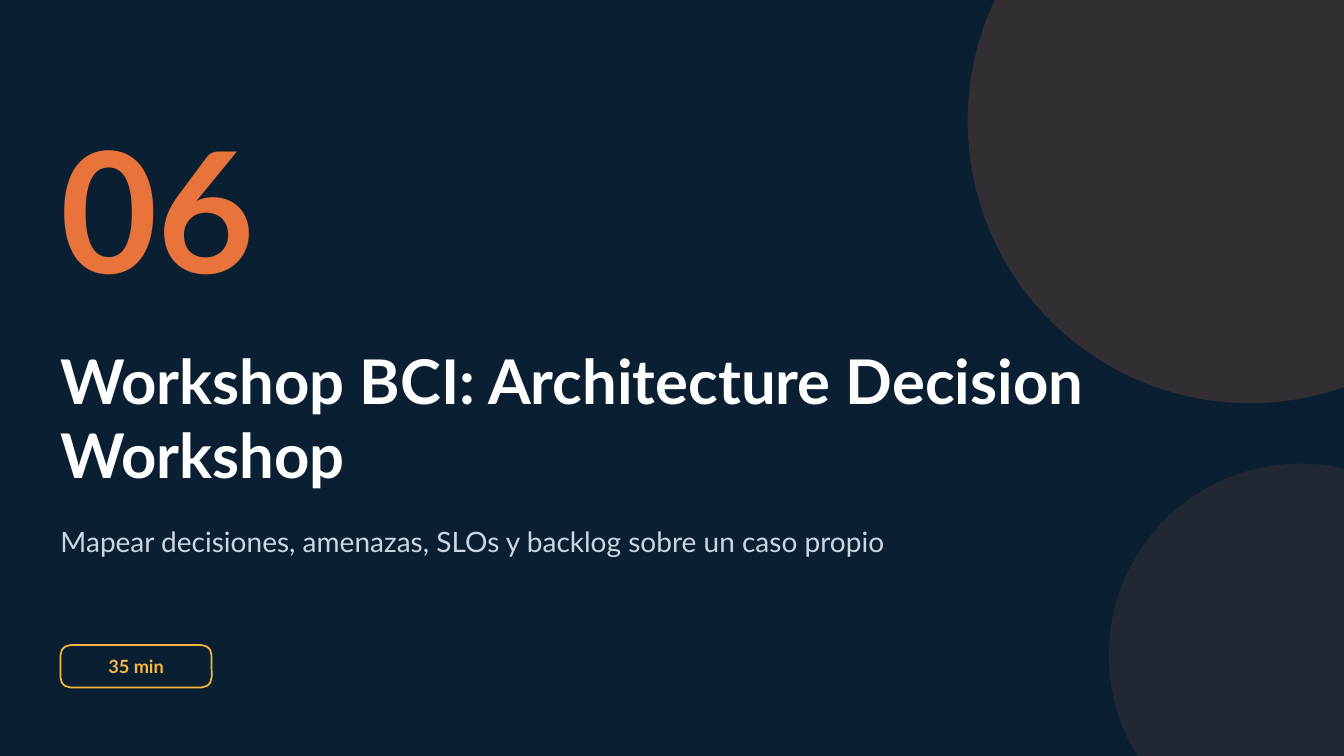
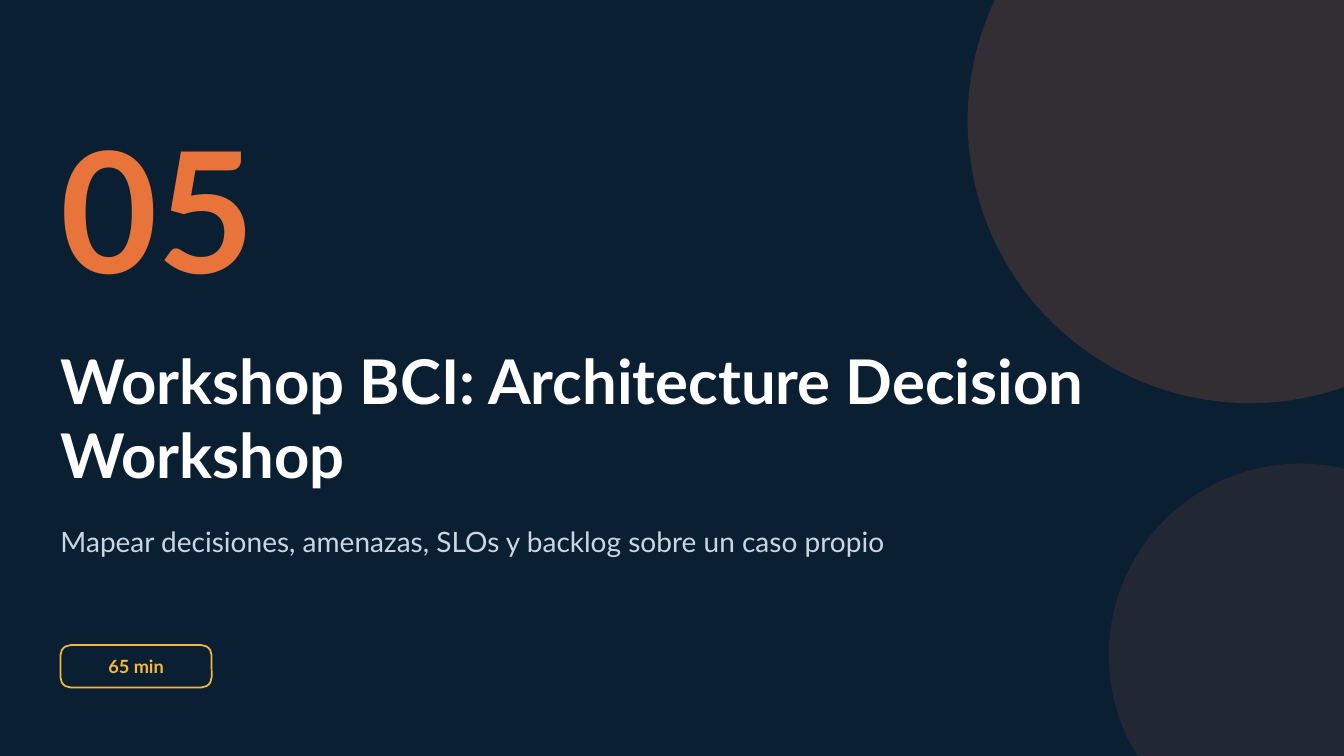
Before and after one commit to valegrajales/bci_workshop, a slide deck: slide 30 of presentaciones/BCI_Foundry_Dia3_L300_Produccion_Gobierno.pptx (slide 34 before the commit). Drawn at 1344x756 pixels with LibreOffice and Linux fonts; fonts in the diff are those of the drawing. Boxes give left, top, right and bottom in pixels: in the first picture for what was removed or moved away, otherwise in the second. Text is boxed around its words. In the diff, an @@ line names an element or a change of style, - is before the commit and + after.

```diff
--- a/presentaciones/BCI_Foundry_Dia3_L300_Produccion_Gobierno.pptx
+++ b/presentaciones/BCI_Foundry_Dia3_L300_Produccion_Gobierno.pptx
@@ text at (x1=60, y1=150, x2=255, y2=275): text changed @@
-06
+05
@@ text at (x1=108, y1=659, x2=164, y2=673): text changed @@
-35 min
+65 min
```
Also in this commit, not shown: 12 other slides changed, 4 slides added, 8 slides removed, 18 other files.
